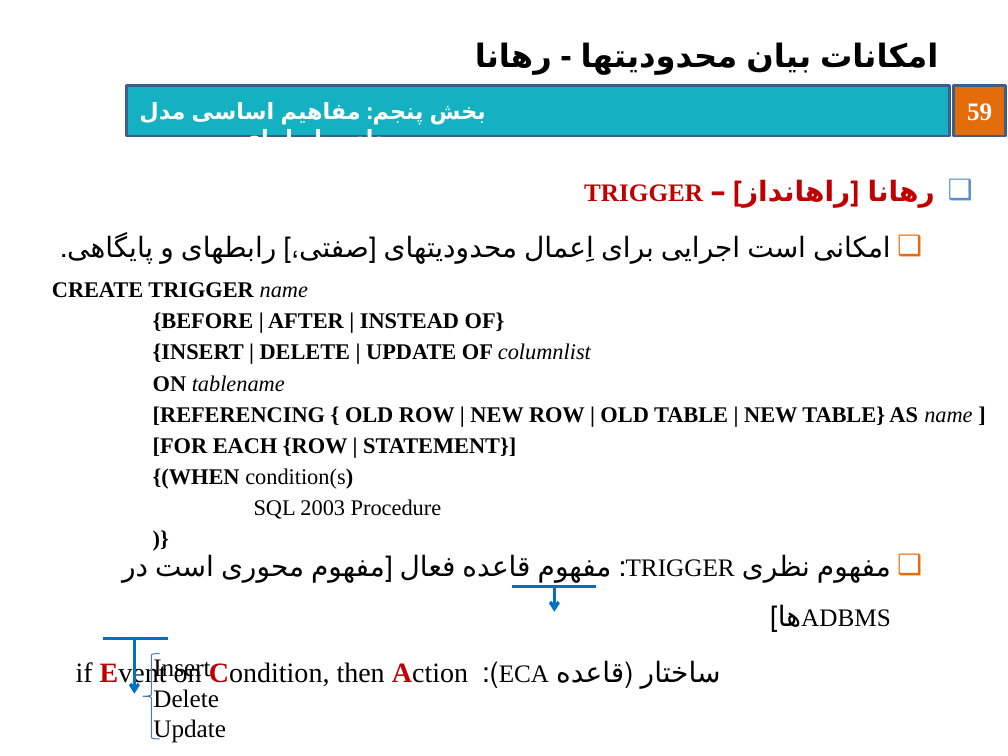
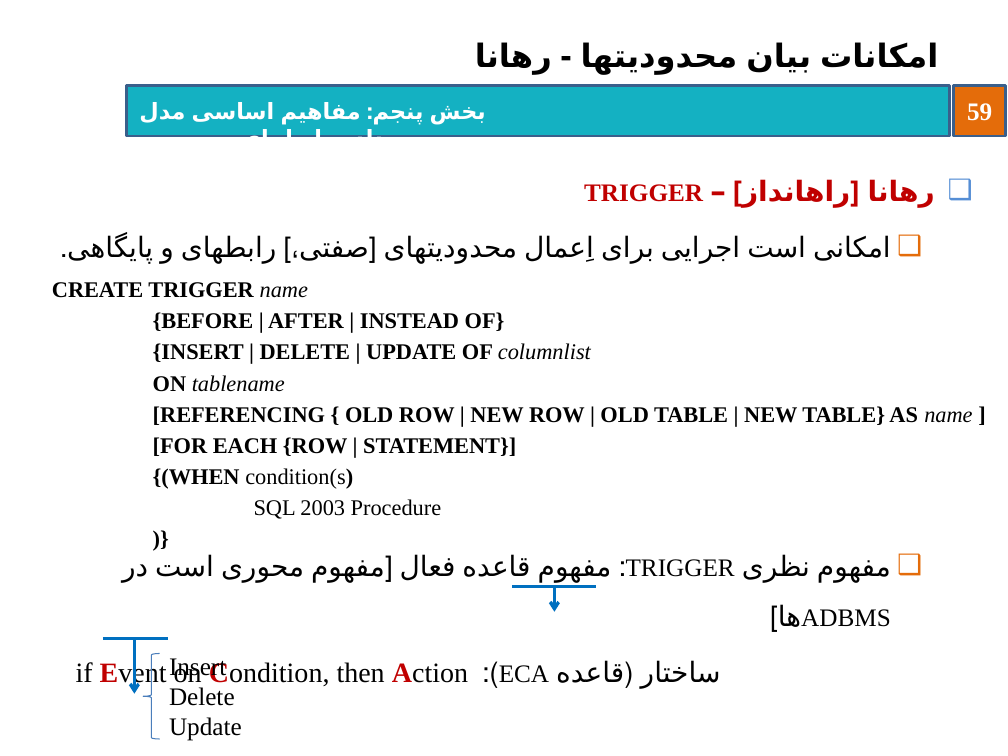
Before and after one commit to behnamhatami/DB-Slides, a slide deck: slide 59 of 5-DB-Relation.pptx. Drawn at 1008x756 pixels with LibreOffice and Linux fonts; fonts in the diff are those of the drawing; background and template pictures are left out. Boxes give left, top, right and bottom in pixels: in the first picture for what was removed or moved away, otherwise in the second. Text is boxed around its words. In the diff, an @@ line names an element or a change of style, - is before the commit and + after.

Commit message:
Slide 5 Revised (93/2/23): Slide 43 to 61

```diff
--- a/5-DB-Relation.pptx
+++ b/5-DB-Relation.pptx
@@ text "Insert": place and size @@
-text "Insert" at [153, 659, 226, 743]
+text "Insert" at [169, 658, 242, 741]
```
Also in this commit, not shown: 2 other slides changed.
